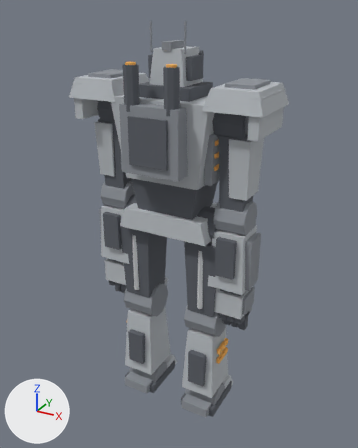
Before and after pictures for a commit that changed the glTF model client/public/models/titan.glb.
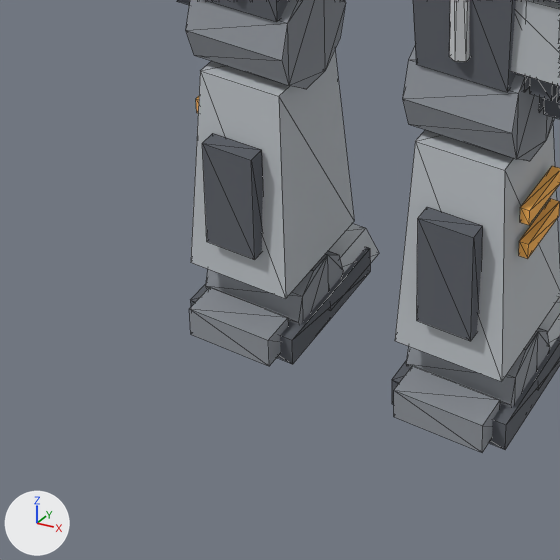
Each version appears first whole from a 50 mm lens placed at (29.6, -52.9, 17.8), pointed at (0.4, 0.2, -8.8), and next in a close-up on the part from 20% to 64% of the width and 65% to 100% of the height. Lighting does not change. The marker at lower left points along +X, +Y and +Z. The older version's two pictures come first. The close-ups show mesh edges as thin lines. Where no turn or scale is listed for an object, it has been applied to the vertices. Vertices at exactly the same position are counted once.

Names of what the first close-up shows: 'fist_R', 'foot_L', 'foot_R', 'shin_L', 'shin_R', 'thigh_L', 'thigh_R' and 3 more.
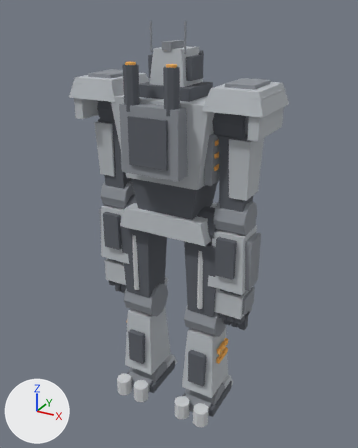
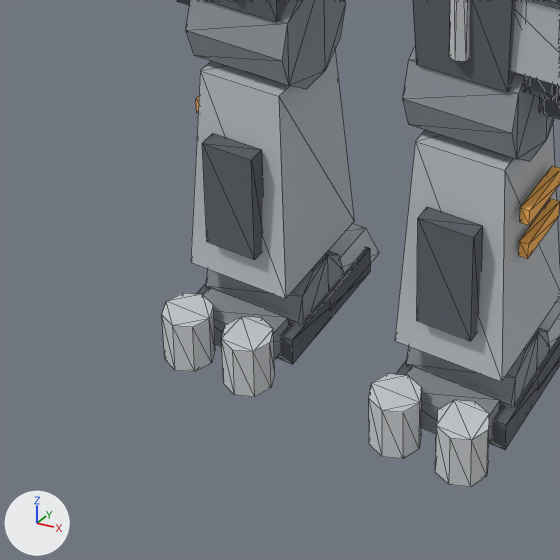
What differs and where, as boxes [x1, y1, x2, y2] in the close-ups (560 x 560 px):
'foot_R', reshaped
    before: [392, 297, 560, 452]
    after: [369, 297, 560, 487]
'foot_L', reshaped (15% wider, 22% taller)
    before: [190, 224, 379, 366]
    after: [162, 224, 379, 397]
part 1 of me_foot_l, added
    after: [162, 293, 215, 372]
part 2 of me_foot_l, added
    after: [221, 316, 275, 397]
part 3 of me_foot_r, added
    after: [369, 374, 422, 459]
part 4 of me_foot_r, added
    after: [435, 400, 489, 487]

The edits, one by one:
me_foot_l is used by ob_foot_l; location (-5.0, 0.0, -35.0).
me_foot_l had 44 vertices, 72 faces and spanned x -2.6..2.6, y -3.7..4.8, z -1.81..1.81.
me_foot_l now has 108 vertices, 184 faces and spans x -2.6..2.6, y -5.6..4.8, z -1.81..1.81.
me_foot_l part 1: a new loose piece, an 8-sided cylinder along z spanning x -2.6..-0.4, y -5.6..-3.4, z -1.4..1.0, in mat_steel (light grey #ced1d4).
me_foot_l part 2: a new loose piece, an 8-sided cylinder along z spanning x 0.4..2.6, y -5.6..-3.4, z -1.4..1.0, in mat_steel (light grey #ced1d4).
Other edits to the shape of me_foot_l do not show in these pictures.
me_foot_l gains material mat_steel (light grey #ced1d4).
me_foot_l gains material mat_lamp (orange #ffb859).
me_foot_r is used by ob_foot_r; location (5.0, 0.0, -35.0).
me_foot_r had 44 vertices, 72 faces and spanned x -2.6..2.6, y -3.7..4.8, z -1.81..1.81.
me_foot_r now has 108 vertices, 184 faces and spans x -2.6..2.6, y -5.6..4.8, z -1.81..1.81.
me_foot_r part 3: a new loose piece, an 8-sided cylinder along z spanning x -2.6..-0.4, y -5.6..-3.4, z -1.4..1.0, in mat_steel (light grey #ced1d4).
me_foot_r part 4: a new loose piece, an 8-sided cylinder along z spanning x 0.4..2.6, y -5.6..-3.4, z -1.4..1.0, in mat_steel (light grey #ced1d4).
Other edits to the shape of me_foot_r do not show in these pictures.
me_foot_r gains material mat_steel (light grey #ced1d4).
me_foot_r gains material mat_lamp (orange #ffb859).
